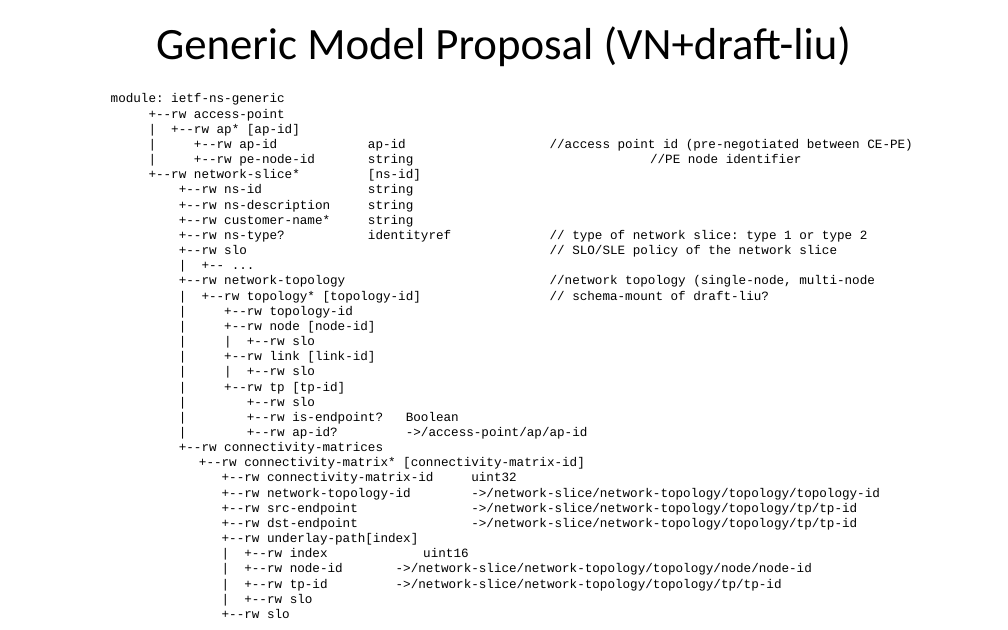
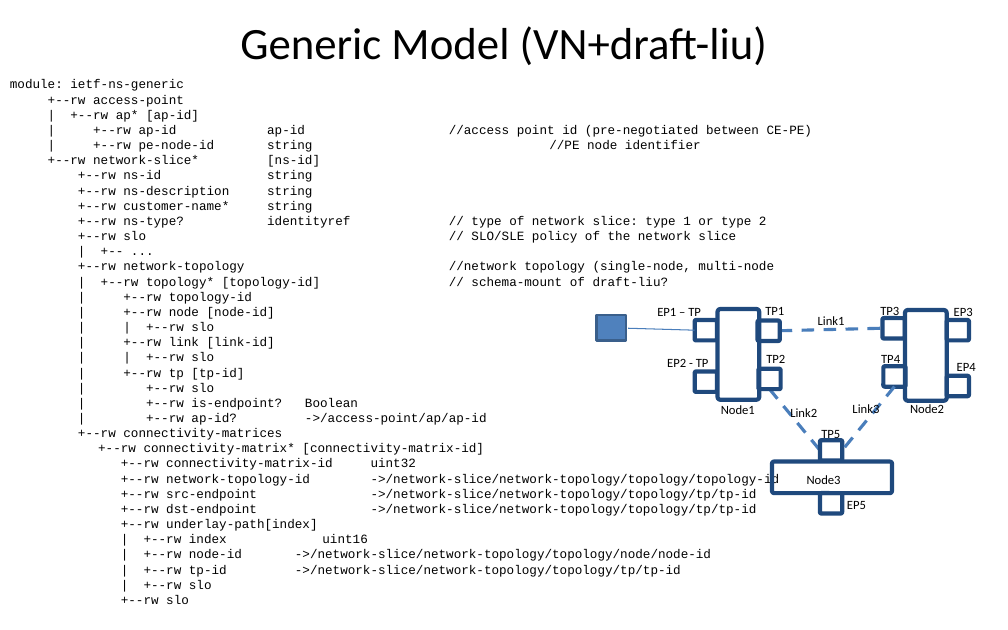
Before and after one commit to aguoietf/ietf-ccamp-yang-otn-slicing, a slide deck: slide 25 of Meeting Materials/otn slicing discussion slides.pptx. Drawn at 1008x630 pixels with LibreOffice and Linux fonts; fonts in the diff are those of the drawing. Boxes give left, top, right and bottom in pixels: in the first picture for what was removed or moved away, otherwise in the second. Text is boxed around its words. In the diff, an @@ line names an element or a change of style, - is before the commit and + after.

```diff
--- a/Meeting Materials/otn slicing discussion slides.pptx
+++ b/Meeting Materials/otn slicing discussion slides.pptx
@@ title at box(240, 26, 767, 65): text changed @@
-Generic Model Proposal (VN+draft-liu)
+Generic Model (VN+draft-liu)
@@ text "module: ietf-ns-generic": place and size @@
-text "module: ietf-ns-generic" at box(111, 93, 912, 618)
+text "module: ietf-ns-generic" at box(10, 79, 812, 604)
@@ rectangle added at box(597, 314, 626, 340), fill #4F81BD, outline #3A5F8C 2 pt @@
@@ line added from (628, 329) to (695, 331), #4B7EBC 0.75 pt @@
@@ group added at box(657, 307, 976, 513): 16 texts, 13 rounded rectangles, 3 lines @@
+Node2
+EP1 – TP
+EP2 - TP
+EP3
+EP4
+Link1
+Node1
+TP1
+TP3
+Link2
+TP2
+TP4
+Node3
+TP5
+EP5
+Link3
```
Also in this commit, not shown: 2 other slides changed.
